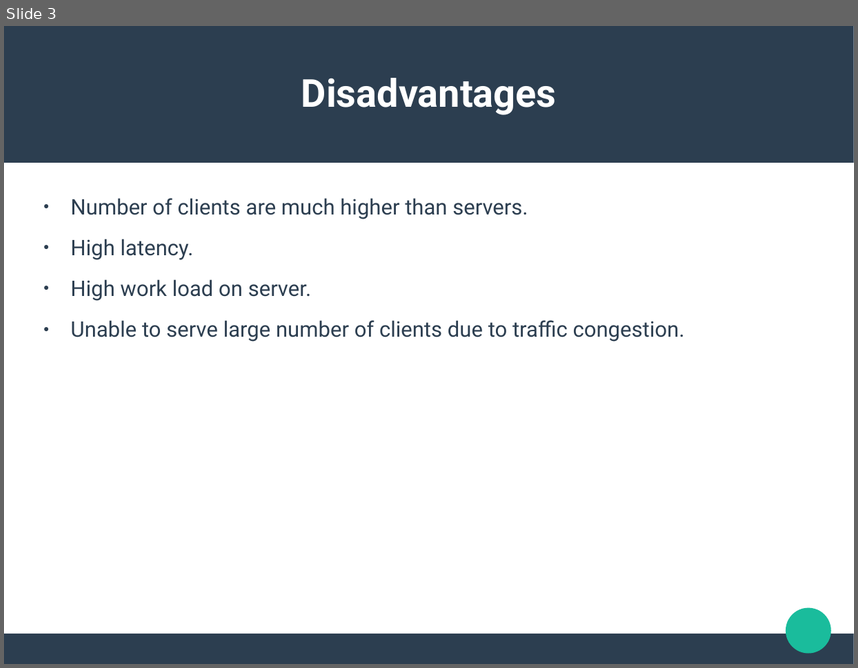
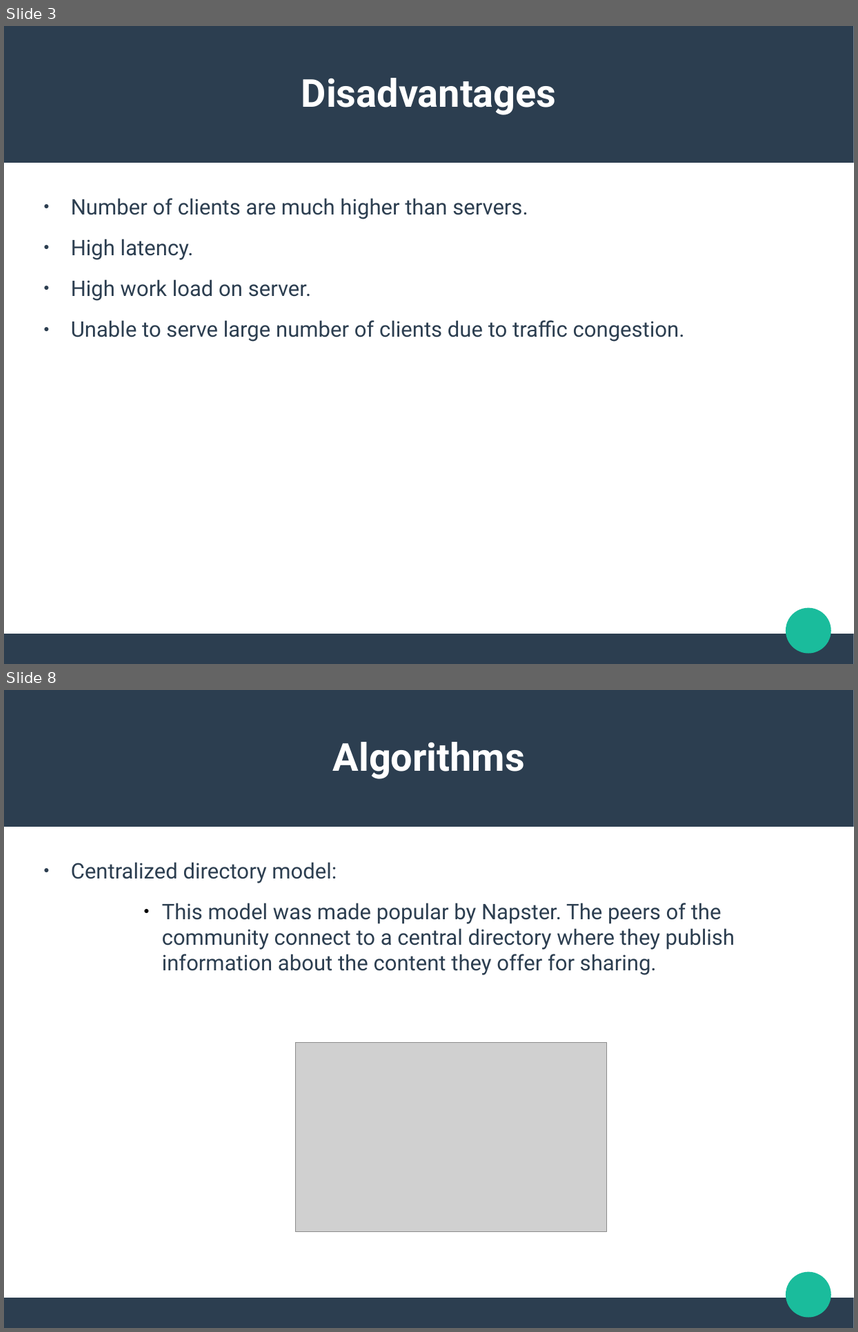
Before and after one commit to ishanjoshi02/TeSeminar, a slide deck: Presentation/Neeraj/Presentation.pptx. Shown one above the other, each under a label of ours: slide 3 before the commit, slides 3 and 8 after it; the slides between them are not shown. The pictures are 858x668 and 858x1332 pixels, drawn with LibreOffice and Linux fonts; fonts in the diff are those of the drawing; grey boxes stand for pictures. Boxes give left, top, right and bottom in pixels: in the first picture for what was removed or moved away, otherwise in the second. Text is boxed around its words. In the diff, an @@ line names an element or a change of style, - is before the commit and + after.

```diff
--- a/Presentation/Neeraj/Presentation.pptx
+++ b/Presentation/Neeraj/Presentation.pptx
@@ slide 8 added at [4, 690, 854, 1328], background #FFFFFF; not listed: 3 template elements that a slide beside it also shows @@
@@ text added at [333, 742, 525, 779], 36 pt, text #FFFFFF, bold @@
+Algorithms
@@ text added at [71, 862, 735, 975], 20 pt, text #2C3E50 @@
+● Centralized directory model:
+            ● This model was made popular by Napster. The peers of the community connect to a central directory where they publish information about the content they offer for sharing.
@@ picture added at [296, 1043, 607, 1232] @@
```
Also in this commit, not shown: 2 slides changed, 6 other slides added, 2 slides removed, 8 other files.
